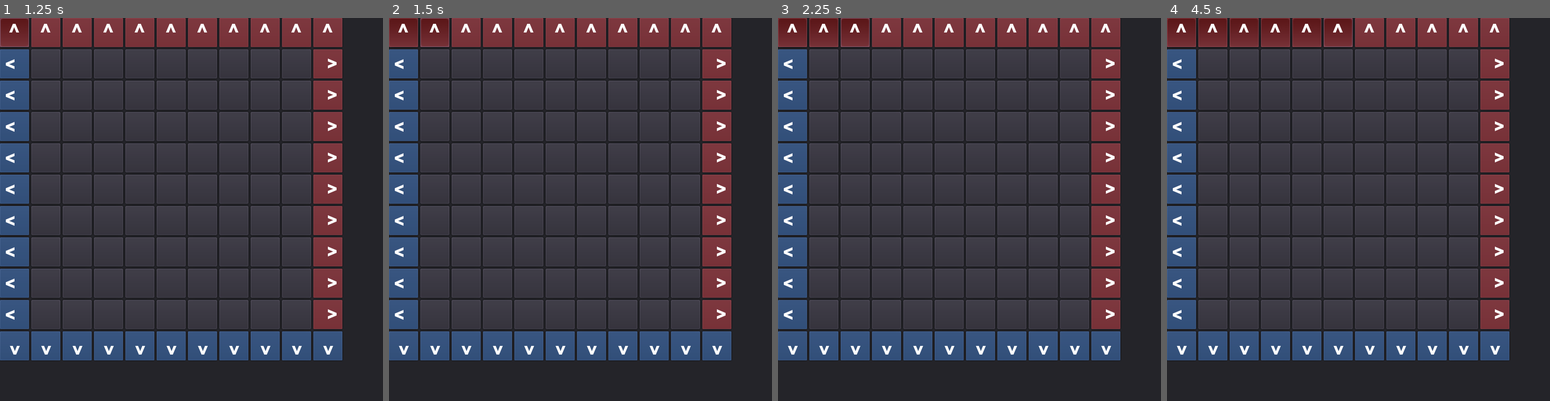
Above: before the commit, frames 1-4 (left to right).
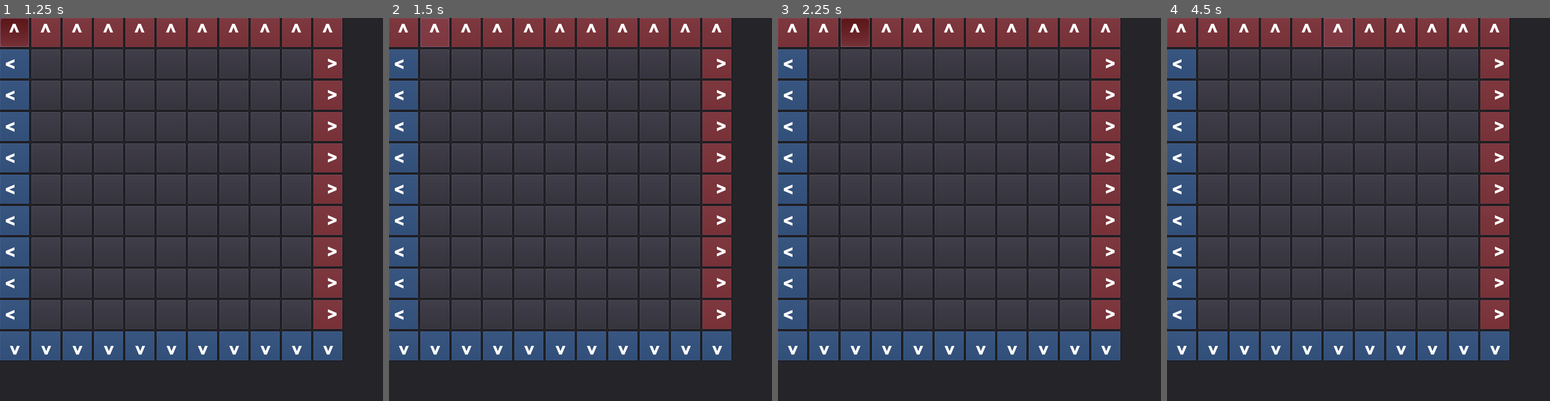
Above: after the commit, the same moments.

Repository: felipe-higino/sniper-chess-game
Game: Godot game, scene res://Table/GameScene.tscn
The game is run twice, just before and just after one commit, with the same random seed, the same clock (stepped at 60 frames per second) and the same inputs.
Inputs (mouse positions are in pixels of both pictures, inside the frame that each line leads up to):
- Up to frame 1 (1.25 s): click (15, 33) at 0.5 s
- Up to frame 2 (1.5 s): click (434, 33) at 1.27 s
- Up to frame 3 (2.25 s): click (854, 33) at 2.02 s
- Up to frame 4 (4.5 s): click (1274, 33) at 2.77 s; click (1308, 33) at 3.52 s; click (1339, 33) at 4.27 s

Frame 1 is identical in both runs. In frame 2, 0.5% of the frame differs, in the area x 0-16%, y 0-5%; in frame 3, 0.4%; in frame 4, 1.3%, in the area x 0-49%, y 0-5%.

Commit message:
PressedCouple own class
Refactoring pressed couple to an single class, not inner.

Diff:
--- /dev/null
+++ b/Sniper chess/Classes/PressedCouple.gd
@@ -0,0 +1,26 @@
+extends Node
+
+class_name PressedCouple
+
+var first_cell:GridCell = null
+var second_cell:GridCell = null
+signal require_movement(first_cell, second_cell)
+
+func append_to_couple(cell:GridCell):
+	if(!first_cell):
+		first_cell = cell
+	elif(!second_cell):
+		second_cell = cell
+	if(first_cell && second_cell):
+		emit_signal("require_movement", first_cell, second_cell)
+		first_cell.pressed = false
+		first_cell = null
+		second_cell.pressed = false
+		second_cell = null
+
+func remove_from_couple(cell:GridCell):
+	var cell_grid_position = cell.grid_position
+	if(first_cell && first_cell.grid_position == cell_grid_position):
+		first_cell = null
+	elif(second_cell && second_cell.grid_position == cell_grid_position):
+		second_cell = null
--- a/Sniper chess/Table/GridContainer.gd
+++ b/Sniper chess/Table/GridContainer.gd
@@ -2,21 +2,6 @@
 
 export (PackedScene) var CellPrefab = null
 export (PackedScene) var SniperPrefab = null
-
-class PressedCouple:
-	var first_cell:GridCell = null
-	var second_cell:GridCell = null
-	func append_to_couple(cell:GridCell):
-		if(!first_cell):
-			first_cell = cell
-		elif(!second_cell):
-			second_cell = cell
-	func remove_from_couple(cell:GridCell):
-		var cell_grid_position = cell.grid_position
-		if(first_cell && first_cell.grid_position == cell_grid_position):
-			first_cell = null
-		elif(second_cell && second_cell.grid_position == cell_grid_position):
-			second_cell = null
 
 var pressed_couple:PressedCouple = PressedCouple.new()
 
@@ -55,5 +40,3 @@
 		pressed_couple.append_to_couple(buttonRef)
 	else:
 		pressed_couple.remove_from_couple(buttonRef)
-	print(pressed_couple.first_cell)
-	print(pressed_couple.second_cell)
--- a/Sniper chess/project.godot
+++ b/Sniper chess/project.godot
@@ -14,6 +14,11 @@
 "language": "GDScript",
 "path": "res://Cell/GridCell.gd"
 }, {
+"base": "Node",
+"class": "PressedCouple",
+"language": "GDScript",
+"path": "res://Classes/PressedCouple.gd"
+}, {
 "base": "ColorRect",
 "class": "Sniper",
 "language": "GDScript",
@@ -21,6 +26,7 @@
 } ]
 _global_script_class_icons={
 "GridCell": "",
+"PressedCouple": "",
 "Sniper": ""
 }
 
